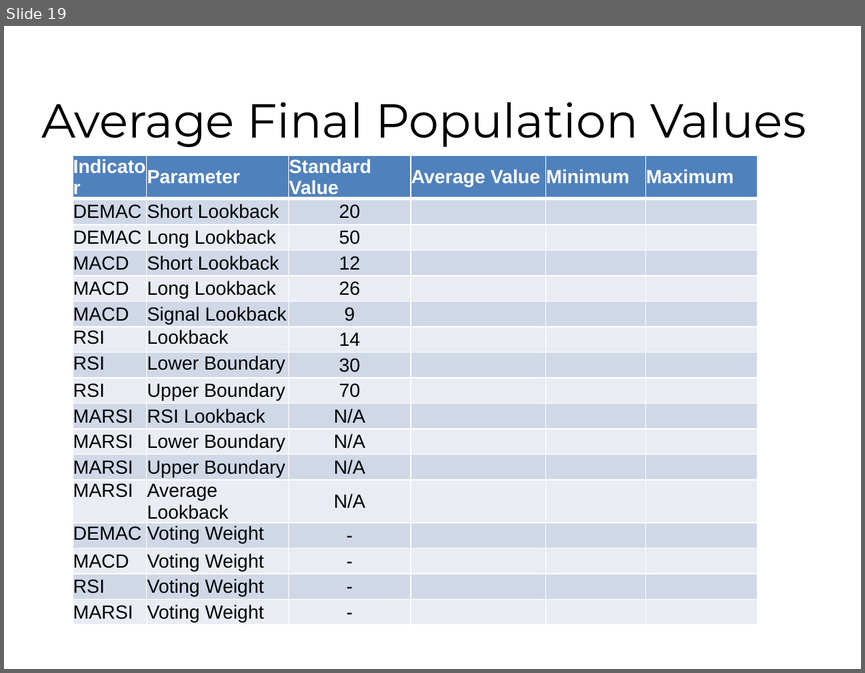
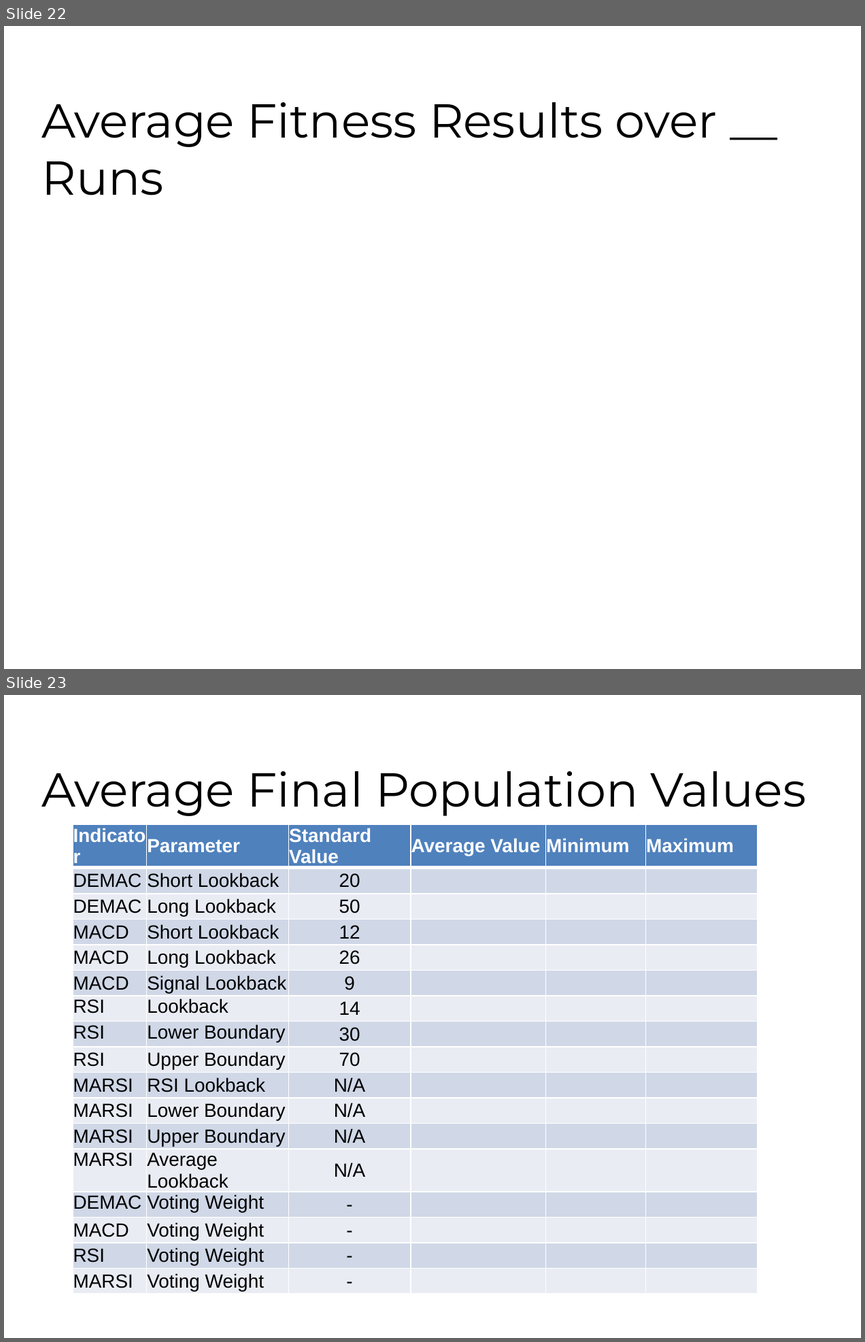
Before and after one commit to fhh23/Evolving-Stock-Market-Indicators-Using-Multi-Objective-Genetic-Algorithms, a slide deck: CSE848_Hormasji_Reiff_PaperPresentation.pptx. Shown one above the other, each under a label of ours: slide 19 before the commit, slides 22 and 23 after it. The pictures are 865x673 and 865x1342 pixels, drawn with LibreOffice and Linux fonts; fonts in the diff are those of the drawing; background and template pictures are left out. Boxes give left, top, right and bottom in pixels: in the first picture for what was removed or moved away, otherwise in the second. Text is boxed around its words. In the diff, an @@ line names an element or a change of style, - is before the commit and + after.

```diff
--- a/CSE848_Hormasji_Reiff_PaperPresentation.pptx
+++ b/CSE848_Hormasji_Reiff_PaperPresentation.pptx
@@ slide 22 added at (4, 26, 861, 669), background #FFFFFF @@
@@ title added at (42, 102, 717, 195), 40 pt, text #000000 @@
+Average Fitness Results over __ Runs
@@ what was slide 19 is now slide 23 @@
```
Also in this commit, not shown: 6 slides changed, 4 other slides added.
